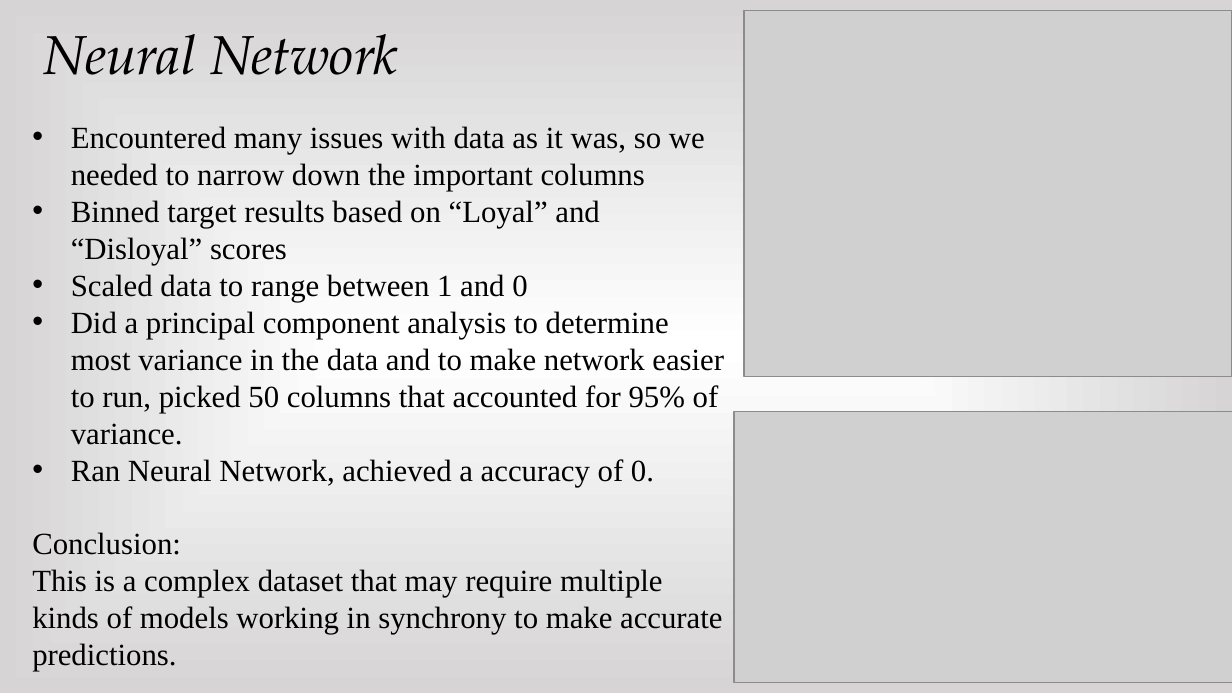
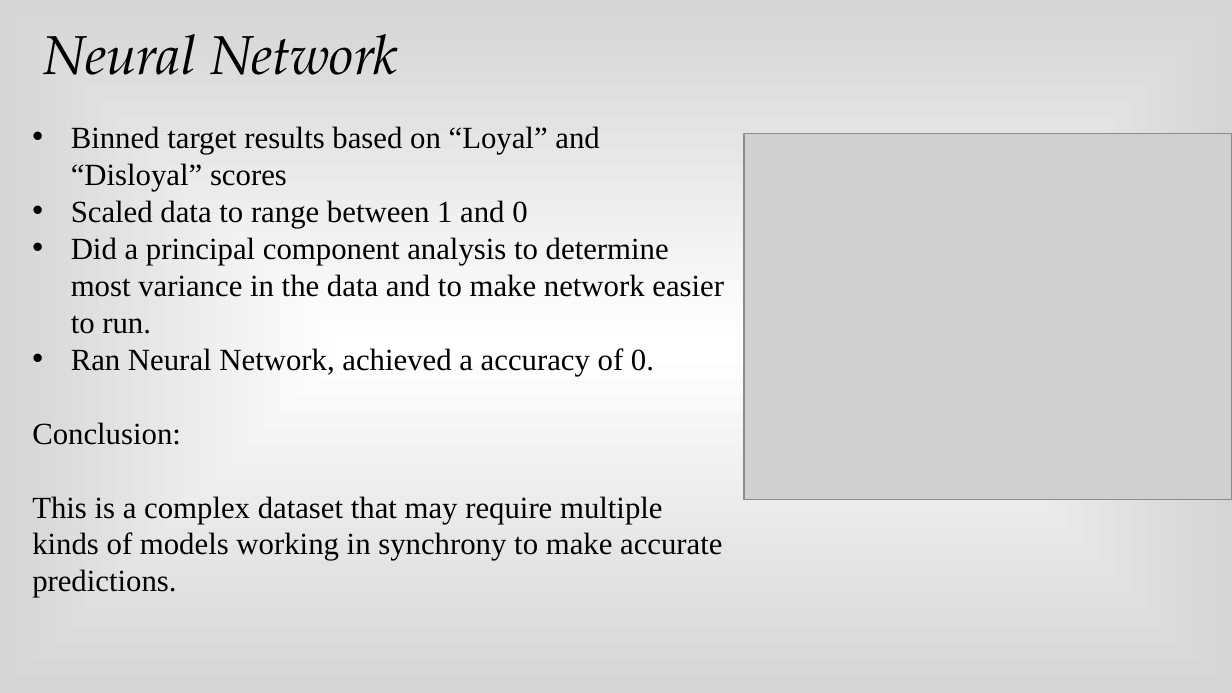
Before and after one commit to Jonheston/final_project, a slide deck: slide 8 of Final Presentation.pptx (slide 7 before the commit). Drawn at 1232x693 pixels with LibreOffice and Linux fonts; fonts in the diff are those of the drawing; grey boxes stand for pictures. Boxes give left, top, right and bottom in pixels: in the first picture for what was removed or moved away, otherwise in the second. Text is boxed around its words. In the diff, an @@ line names an element or a change of style, - is before the commit and + after.

```diff
--- a/Final Presentation.pptx
+++ b/Final Presentation.pptx
@@ text at <box>71,126,705,191</box>: paragraph removed @@
-• Encountered many issues with data as it was, so we needed to narrow down the important columns
@@ picture: place and size @@
-picture at <box>744,11,1232,377</box>
+picture at <box>744,133,1232,499</box>
@@ text at <box>71,237,724,334</box>: text changed @@
-• Did a principal component analysis to determine most variance in the data and to make network easier to run, picked 50 columns that accounted for 95% of variance.
+• Did a principal component analysis to determine most variance in the data and to make network easier to run.
@@ picture removed at <box>734,411,1232,683</box> @@
```
Also in this commit, not shown: 1 other slide changed, 3 slides added, 1 slide removed.
